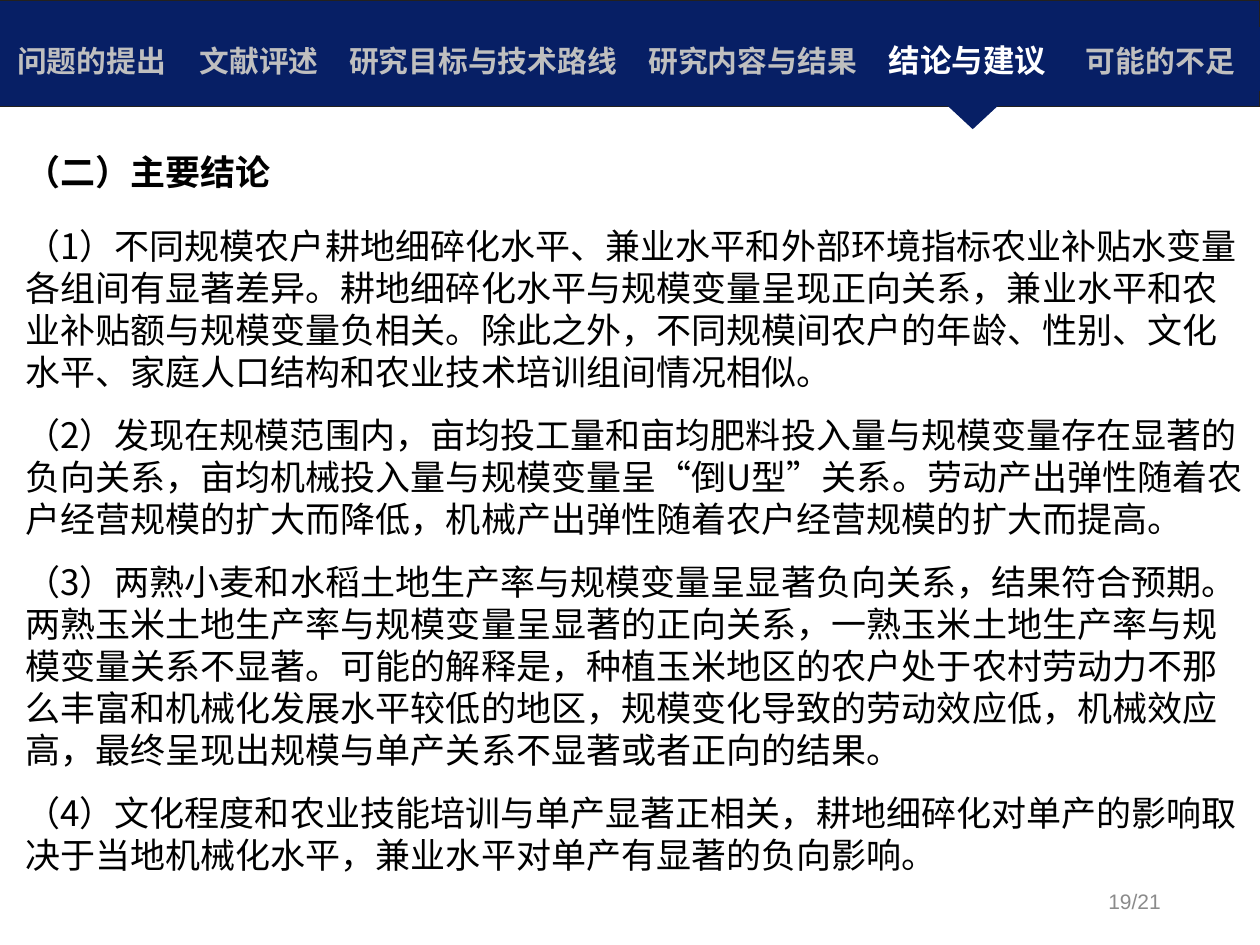
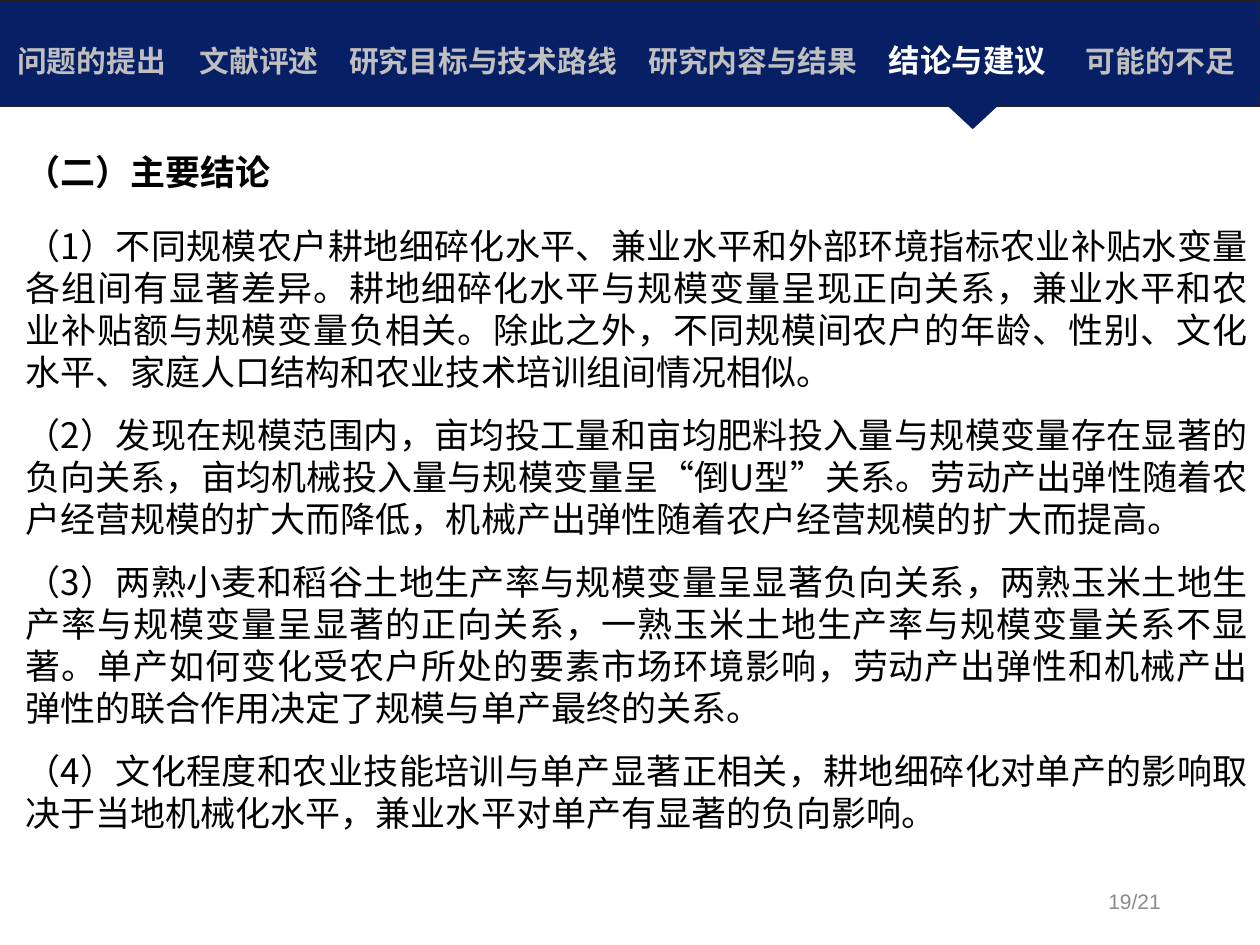
Before and after one commit to Iris0428/IR.Paper, a slide deck: slide 28 of 论文写作/S5+10+我国粮食生产率与农地经营规模关系的实证研究.pptx. Drawn at 1260x945 pixels with LibreOffice and Linux fonts; fonts in the diff are those of the drawing; background and template pictures are left out. Boxes give left, top, right and bottom in pixels: in the first picture for what was removed or moved away, otherwise in the second. Text is boxed around its words. In the diff, an @@ line names an element or a change of style, - is before the commit and + after.

```diff
--- a/论文写作/S5+10+我国粮食生产率与农地经营规模关系的实证研究.pptx
+++ b/论文写作/S5+10+我国粮食生产率与农地经营规模关系的实证研究.pptx
@@ text at (x1=25, y1=155, x2=1247, y2=830): alignment left to justified @@
@@ text at (x1=25, y1=565, x2=1247, y2=724): text changed @@
-（3）两熟小麦和水稻土地生产率与规模变量呈显著负向关系，结果符合预期。两熟玉米土地生产率与规模变量呈显著的正向关系，一熟玉米土地生产率与规模变量关系不显著。可能的解释是，种植玉米地区的农户处于农村劳动力不那么丰富和机械化发展水平较低的地区，规模变化导致的劳动效应低，机械效应高，最终呈现出规模与单产关系不显著或者正向的结果。
+（3）两熟小麦和稻谷土地生产率与规模变量呈显著负向关系，两熟玉米土地生产率与规模变量呈显著的正向关系，一熟玉米土地生产率与规模变量关系不显著。单产如何变化受农户所处的要素市场环境影响，劳动产出弹性和机械产出弹性的联合作用决定了规模与单产最终的关系。
```
Also in this commit, not shown: 16 other slides changed, 10 other files.
